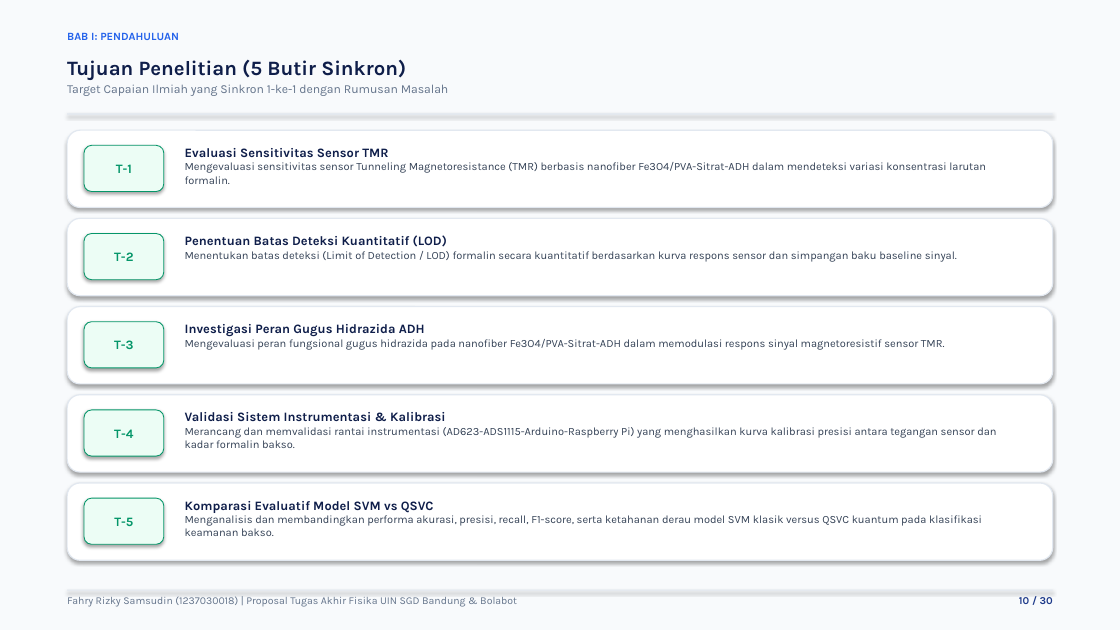
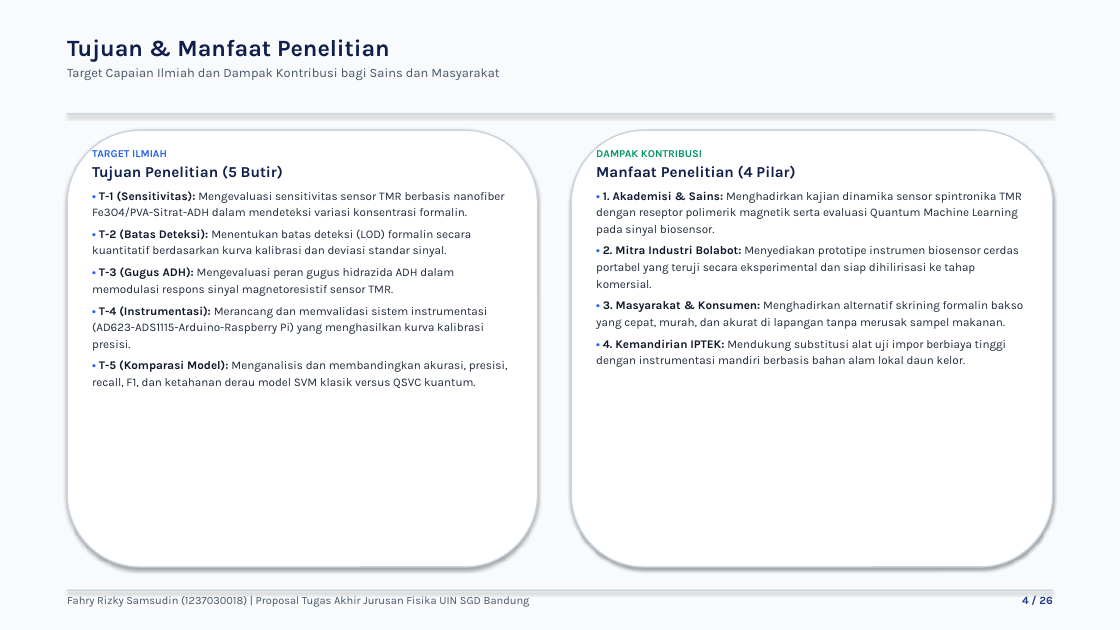
Before and after one commit to fahryrzky/PROPOSAL-TA-Fahry-RIzky-Samsudin, a slide deck: slide 4 of Proposal_TA_Fahry_Rizky_Samsudin.pptx (slide 10 before the commit). Drawn at 1120x630 pixels with LibreOffice and Linux fonts; fonts in the diff are those of the drawing. Boxes give left, top, right and bottom in pixels: in the first picture for what was removed or moved away, otherwise in the second. Text is boxed around its words. In the diff, an @@ line names an element or a change of style, - is before the commit and + after.

```diff
--- a/Proposal_TA_Fahry_Rizky_Samsudin.pptx
+++ b/Proposal_TA_Fahry_Rizky_Samsudin.pptx
@@ text at <box>67,39,499,80</box>: text changed; size 10.5 to 11 pt; text colour #64748B to #475569 @@
-Tujuan Penelitian (5 Butir Sinkron)
-Target Capaian Ilmiah yang Sinkron 1-ke-1 dengan Rumusan Masalah
+Tujuan & Manfaat Penelitian
+Target Capaian Ilmiah dan Dampak Kontribusi bagi Sains dan Masyarakat
@@ text removed at <box>67,33,179,40</box> @@
-BAB I: PENDAHULUAN
@@ rectangle at <box>67,113,1053,115</box>: fill #E2E8F0 to #CBD5E1 @@
@@ rounded rectangle removed at <box>67,130,1053,208</box> @@
@@ rounded rectangle added at <box>67,130,538,567</box>, fill #FFFFFF, outline #CBD5E1 1.2 pt @@
@@ rounded rectangle removed at <box>84,145,164,192</box> @@
-T-1
@@ rounded rectangle added at <box>571,130,1053,567</box>, fill #FFFFFF, outline #CBD5E1 1.2 pt @@
@@ text added at <box>92,150,508,388</box>, 10 pt, text #1E293B @@
+TARGET ILMIAH
+Tujuan Penelitian (5 Butir)
+• T-1 (Sensitivitas): Mengevaluasi sensitivitas sensor TMR berbasis nanofiber Fe3O4/PVA-Sitrat-ADH dalam mendeteksi variasi konsentrasi formalin.
+• T-2 (Batas Deteksi): Menentukan batas deteksi (LOD) formalin secara kuantitatif berdasarkan kurva kalibrasi dan deviasi standar sinyal.
+• T-3 (Gugus ADH): Mengevaluasi peran gugus hidrazida ADH dalam memodulasi respons sinyal magnetoresistif sensor TMR.
+• T-4 (Instrumentasi): Merancang dan memvalidasi sistem instrumentasi (AD623-ADS1115-Arduino-Raspberry Pi) yang menghasilkan kurva kalibrasi presisi.
+• T-5 (Komparasi Model): Menganalisis dan membandingkan akurasi, presisi, recall, F1, dan ketahanan derau model SVM klasik versus QSVC kuantum.
@@ text at <box>596,150,1023,367</box>: text changed; size 9.5 to 10 pt; text colour #334155 to #1E293B @@
-Evaluasi Sensitivitas Sensor TMR
-Mengevaluasi sensitivitas sensor Tunneling Magnetoresistance (TMR) berbasis nanofiber Fe3O4/PVA-Sitrat-ADH dalam mendeteksi variasi konsentrasi larutan formalin.
+DAMPAK KONTRIBUSI
+Manfaat Penelitian (4 Pilar)
+• 1. Akademisi & Sains: Menghadirkan kajian dinamika sensor spintronika TMR dengan reseptor polimerik magnetik serta evaluasi Quantum Machine Learning pada sinyal biosensor.
+• 2. Mitra Industri Bolabot: Menyediakan prototipe instrumen biosensor cerdas portabel yang teruji secara eksperimental dan siap dihilirisasi ke tahap komersial.
+• 3. Masyarakat & Konsumen: Menghadirkan alternatif skrining formalin bakso yang cepat, murah, dan akurat di lapangan tanpa merusak sampel makanan.
+• 4. Kemandirian IPTEK: Mendukung substitusi alat uji impor berbiaya tinggi dengan instrumentasi mandiri berbasis bahan alam lokal daun kelor.
@@ rounded rectangle removed at <box>67,218,1053,296</box> @@
@@ rounded rectangle removed at <box>84,234,164,280</box> @@
-T-2
@@ text removed at <box>185,235,957,262</box> @@
-Penentuan Batas Deteksi Kuantitatif (LOD)
-Menentukan batas deteksi (Limit of Detection / LOD) formalin secara kuantitatif berdasarkan kurva respons sensor dan simpangan baku baseline sinyal.
@@ rounded rectangle removed at <box>67,307,1053,384</box> @@
@@ rounded rectangle removed at <box>84,322,164,368</box> @@
-T-3
@@ text removed at <box>185,324,945,350</box> @@
-Investigasi Peran Gugus Hidrazida ADH
-Mengevaluasi peran fungsional gugus hidrazida pada nanofiber Fe3O4/PVA-Sitrat-ADH dalam memodulasi respons sinyal magnetoresistif sensor TMR.
@@ rounded rectangle removed at <box>67,395,1053,472</box> @@
@@ rounded rectangle removed at <box>84,410,164,456</box> @@
-T-4
@@ text removed at <box>185,412,996,448</box> @@
-Validasi Sistem Instrumentasi & Kalibrasi
-Merancang dan memvalidasi rantai instrumentasi (AD623-ADS1115-Arduino-Raspberry Pi) yang menghasilkan kurva kalibrasi presisi antara tegangan sensor dan kadar formalin bakso.
@@ rounded rectangle removed at <box>67,483,1053,560</box> @@
@@ rounded rectangle removed at <box>84,498,164,544</box> @@
-T-5
@@ text removed at <box>185,501,982,536</box> @@
-Komparasi Evaluatif Model SVM vs QSVC
-Menganalisis dan membandingkan performa akurasi, presisi, recall, F1-score, serta ketahanan derau model SVM klasik versus QSVC kuantum pada klasifikasi keamanan bakso.
@@ text at <box>67,596,530,607</box>: text changed; size 9 to 9.5 pt; text colour #64748B to #475569 @@
-Fahry Rizky Samsudin (1237030018) | Proposal Tugas Akhir Fisika UIN SGD Bandung & Bolabot
+Fahry Rizky Samsudin (1237030018) | Proposal Tugas Akhir Jurusan Fisika UIN SGD Bandung
@@ rectangle at <box>67,590,1053,591</box>: fill #E2E8F0 to #CBD5E1 @@
@@ text at <box>1022,596,1052,604</box>: text changed; size 9 to 9.5 pt @@
-10 / 30
+4 / 26
```
Also in this commit, not shown: 19 other slides changed, 6 slides added, 10 slides removed, 16 other files.
